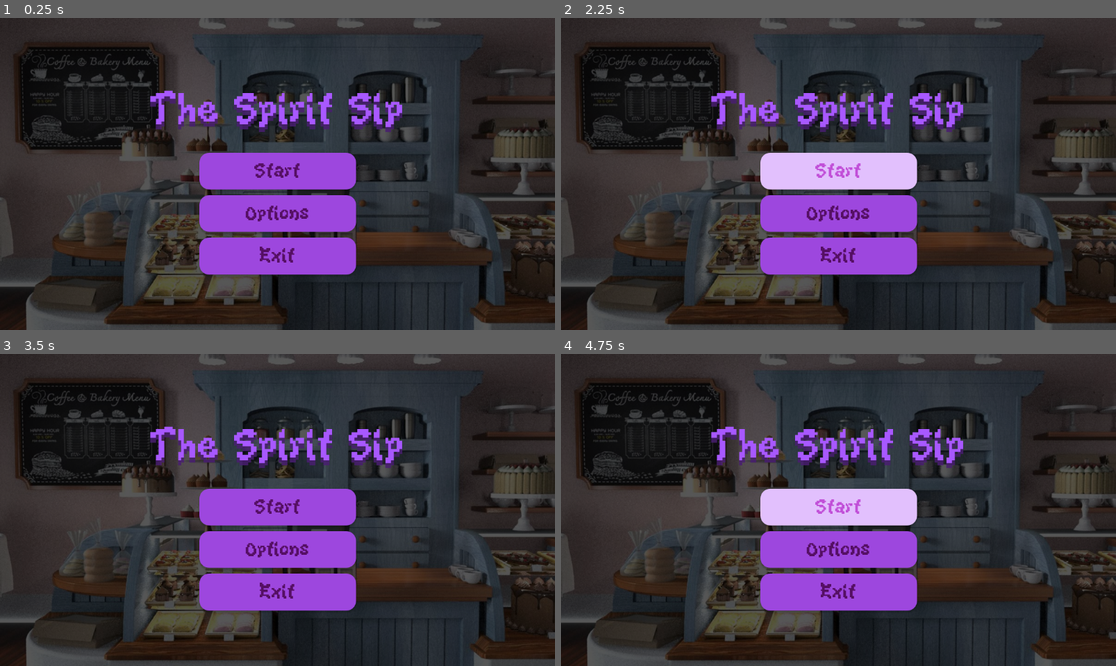
Above: before the commit, frames 1-4 (two rows, left to right).
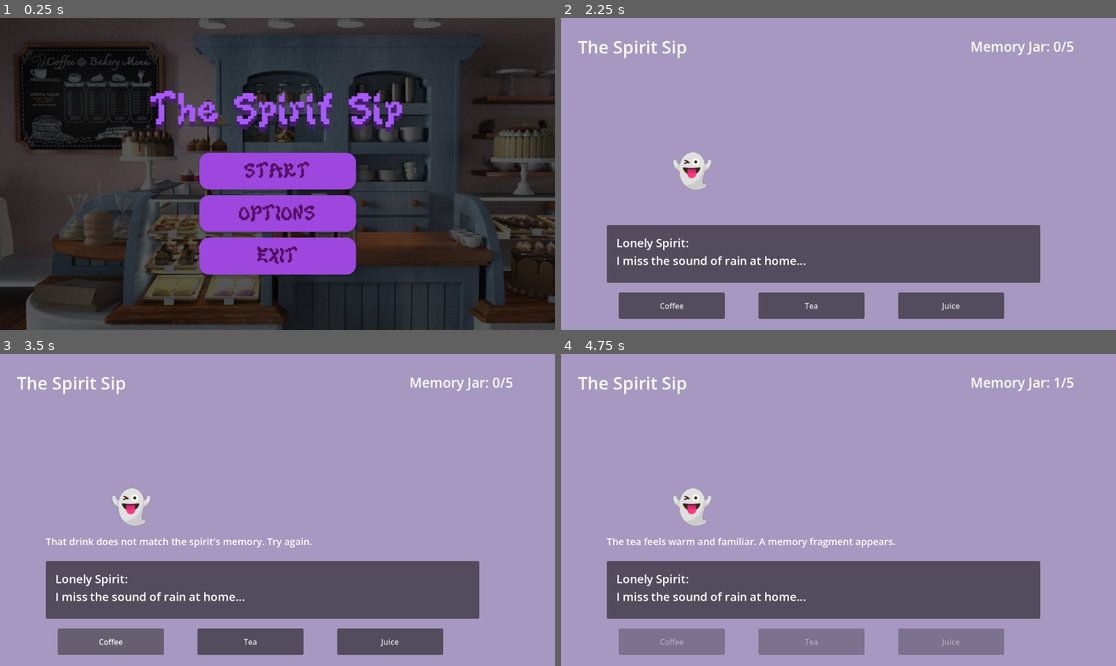
Above: after the commit, the same moments.

Repository: tipaniathebread/the-spirit-sip
Game: Godot game, scene res://main_menu.tscn
The game is run twice, just before and just after one commit, with the same random seed, the same clock (stepped at 60 frames per second) and the same inputs. This scene is started directly instead of the project's main scene.
Inputs (mouse positions are in pixels of both pictures, inside the frame that each line leads up to):
- Up to frame 1 (0.25 s): no input
- Up to frame 2 (2.25 s): click "Options" (after the commit: "OPTIONS") at 0.5 s; click (727, 283) at 1.25 s, where only the run after the commit has a clickable "BACK"; click "Start" (after the commit: "START") at 2 s
- Up to frame 3 (3.5 s): click (111, 641) at 2.75 s, where only the run after the commit has a clickable "Coffee"
- Up to frame 4 (4.75 s): click (810, 641) at 3.5 s, where only the run after the commit has a clickable "Tea"; click (838, 506) at 4.25 s, where only the run before the commit has a clickable "Start"

The runs differ from the first frame. In frame 1, 0.9% of the frame differs, in the area x 43-57%, y 46-79%; in frame 2, 99%; in frame 3, 99%, in the area x 0-100%, y 0-100%; in frame 4, 99%.
Error after the commit: Invalid assignment of property or key 'text' with value of type 'String' on a base object of type 'null instance'. (res://maincafe.gd:98)

Commit message:
doing main menue options

Diff:
--- /dev/null
+++ b/default_bus_layout.tres
@@ -0,0 +1,15 @@
+[gd_resource type="AudioBusLayout" format=3 uid="uid://cipyg2kkef3xy"]
+
+[resource]
+bus/1/name = &"Music"
+bus/1/solo = false
+bus/1/mute = false
+bus/1/bypass_fx = false
+bus/1/volume_db = 0.0
+bus/1/send = &"Master"
+bus/2/name = &"SFX"
+bus/2/solo = false
+bus/2/mute = false
+bus/2/bypass_fx = false
+bus/2/volume_db = 0.0
+bus/2/send = &"Master"
--- a/main_menu.gd
+++ b/main_menu.gd
@@ -1,23 +1,30 @@
 extends Control
 
-
-# Called when the node enters the scene tree for the first time.
-func _ready() -> void:
-	pass # Replace with function body.
+@onready var main_buttons: VBoxContainer = $MainButtons
+@onready var options: Panel = $Options
 
 
 # Called every frame. 'delta' is the elapsed time since the previous frame.
-func _process(delta: float) -> void:
-	print("Start pressed")
+func _process(delta):
+	pass
 
+func _ready():
+	main_buttons.visible = true
+	options.visible = false
 
 func _on_start_pressed() -> void:
-	print("Options pressed")
+	get_tree().change_scene_to_file("res://maincafe.tscn")
 
 
 func _on_options_pressed() -> void:
-	print("Exit pressed")
+	print("Options pressed")
+	main_buttons.visible = false
+	options.visible = true
 
 
 func _on_exit_pressed() -> void:
-	pass # Replace with function body.
+	get_tree().quit()
+
+
+func _on_back_options_pressed() -> void:
+	_ready()
--- a/main_menu.tscn
+++ b/main_menu.tscn
@@ -1,7 +1,8 @@
 [gd_scene format=3 uid="uid://dch3e6bcbyf0d"]
 
 [ext_resource type="Texture2D" uid="uid://dd4bapl0g1xk" path="res://assets/cafebackground_2.jpg" id="1_06t4h"]
-[ext_resource type="FontFile" uid="uid://bwmtvxurgt2ag" path="res://KiwiSoda.ttf" id="2_7vrkn"]
+[ext_resource type="Script" uid="uid://chgebc0p22q01" path="res://main_menu.gd" id="1_fu7sn"]
+[ext_resource type="FontFile" uid="uid://bwmtvxurgt2ag" path="res://assets/KiwiSoda.ttf" id="3_jix8l"]
 
 [sub_resource type="StyleBoxTexture" id="StyleBoxTexture_7vrkn"]
 texture = ExtResource("1_06t4h")
@@ -39,6 +40,14 @@
 
 [sub_resource type="StyleBoxEmpty" id="StyleBoxEmpty_7vrkn"]
 
+[sub_resource type="StyleBoxLine" id="StyleBoxLine_fu7sn"]
+color = Color(1, 1, 1, 1)
+thickness = 10
+
+[sub_resource type="StyleBoxLine" id="StyleBoxLine_jix8l"]
+color = Color(0.88331765, 0.6998749, 0.99374133, 1)
+thickness = 10
+
 [node name="MainMenu" type="Control" unique_id=1641838929]
 layout_mode = 3
 anchors_preset = 15
@@ -46,6 +55,7 @@
 anchor_bottom = 1.0
 grow_horizontal = 2
 grow_vertical = 2
+script = ExtResource("1_fu7sn")
 
 [node name="Panel" type="Panel" parent="." unique_id=1434870822]
 layout_mode = 1
@@ -56,7 +66,7 @@
 grow_vertical = 2
 theme_override_styles/panel = SubResource("StyleBoxTexture_7vrkn")
 
-[node name="VBoxContainer" type="VBoxContainer" parent="." unique_id=1372678261]
+[node name="MainButtons" type="VBoxContainer" parent="." unique_id=1372678261]
 layout_mode = 1
 anchors_preset = 8
 anchor_left = 0.5
@@ -71,7 +81,7 @@
 grow_vertical = 2
 theme_override_constants/separation = 12
 
-[node name="Button" type="Button" parent="VBoxContainer" unique_id=337256694]
+[node name="Button" type="Button" parent="MainButtons" unique_id=337256694]
 layout_mode = 2
 size_flags_vertical = 3
 theme_override_colors/font_color = Color(0.33584508, 0.06113229, 0.3876033, 1)
@@ -79,20 +89,20 @@
 theme_override_colors/font_pressed_color = Color(0.458147, 0.10889945, 0.5269333, 1)
 theme_override_colors/font_hover_color = Color(0.757081, 0.30837625, 0.846052, 1)
 theme_override_colors/font_hover_pressed_color = Color(0.54440504, 0.13689923, 0.62094754, 1)
-theme_override_fonts/font = ExtResource("2_7vrkn")
-theme_override_font_sizes/font_size = 44
-theme_override_styles/normal = SubResource("StyleBoxFlat_rhts7")
-theme_override_styles/normal_mirrored = SubResource("StyleBoxFlat_rhts7")
-theme_override_styles/pressed = SubResource("StyleBoxFlat_7vrkn")
-theme_override_styles/pressed_mirrored = SubResource("StyleBoxFlat_rhts7")
-theme_override_styles/hover = SubResource("StyleBoxFlat_fu7sn")
-theme_override_styles/hover_mirrored = SubResource("StyleBoxFlat_rhts7")
-theme_override_styles/hover_pressed = SubResource("StyleBoxFlat_rhts7")
-theme_override_styles/hover_pressed_mirrored = SubResource("StyleBoxFlat_rhts7")
-theme_override_styles/focus = SubResource("StyleBoxEmpty_7vrkn")
-text = "Start"
-
-[node name="Button2" type="Button" parent="VBoxContainer" unique_id=876146653]
+theme_override_fonts/font = ExtResource("3_jix8l")
+theme_override_font_sizes/font_size = 44
+theme_override_styles/normal = SubResource("StyleBoxFlat_rhts7")
+theme_override_styles/normal_mirrored = SubResource("StyleBoxFlat_rhts7")
+theme_override_styles/pressed = SubResource("StyleBoxFlat_7vrkn")
+theme_override_styles/pressed_mirrored = SubResource("StyleBoxFlat_rhts7")
+theme_override_styles/hover = SubResource("StyleBoxFlat_fu7sn")
+theme_override_styles/hover_mirrored = SubResource("StyleBoxFlat_rhts7")
+theme_override_styles/hover_pressed = SubResource("StyleBoxFlat_rhts7")
+theme_override_styles/hover_pressed_mirrored = SubResource("StyleBoxFlat_rhts7")
+theme_override_styles/focus = SubResource("StyleBoxEmpty_7vrkn")
+text = "START"
+
+[node name="Button2" type="Button" parent="MainButtons" unique_id=876146653]
 layout_mode = 2
 size_flags_vertical = 3
 theme_override_colors/font_color = Color(0.33584508, 0.06113229, 0.3876033, 1)
@@ -100,20 +110,20 @@
 theme_override_colors/font_pressed_color = Color(0.458147, 0.10889945, 0.5269333, 1)
 theme_override_colors/font_hover_color = Color(0.757081, 0.30837625, 0.846052, 1)
 theme_override_colors/font_hover_pressed_color = Color(0.54440504, 0.13689923, 0.62094754, 1)
-theme_override_fonts/font = ExtResource("2_7vrkn")
-theme_override_font_sizes/font_size = 44
-theme_override_styles/normal = SubResource("StyleBoxFlat_rhts7")
-theme_override_styles/normal_mirrored = SubResource("StyleBoxFlat_rhts7")
-theme_override_styles/pressed = SubResource("StyleBoxFlat_7vrkn")
-theme_override_styles/pressed_mirrored = SubResource("StyleBoxFlat_rhts7")
-theme_override_styles/hover = SubResource("StyleBoxFlat_fu7sn")
-theme_override_styles/hover_mirrored = SubResource("StyleBoxFlat_rhts7")
-theme_override_styles/hover_pressed = SubResource("StyleBoxFlat_rhts7")
-theme_override_styles/hover_pressed_mirrored = SubResource("StyleBoxFlat_rhts7")
-theme_override_styles/focus = SubResource("StyleBoxEmpty_7vrkn")
-text = "Options"
-
-[node name="Button3" type="Button" parent="VBoxContainer" unique_id=535950755]
+theme_override_fonts/font = ExtResource("3_jix8l")
+theme_override_font_sizes/font_size = 44
+theme_override_styles/normal = SubResource("StyleBoxFlat_rhts7")
+theme_override_styles/normal_mirrored = SubResource("StyleBoxFlat_rhts7")
+theme_override_styles/pressed = SubResource("StyleBoxFlat_7vrkn")
+theme_override_styles/pressed_mirrored = SubResource("StyleBoxFlat_rhts7")
+theme_override_styles/hover = SubResource("StyleBoxFlat_fu7sn")
+theme_override_styles/hover_mirrored = SubResource("StyleBoxFlat_rhts7")
+theme_override_styles/hover_pressed = SubResource("StyleBoxFlat_rhts7")
+theme_override_styles/hover_pressed_mirrored = SubResource("StyleBoxFlat_rhts7")
+theme_override_styles/focus = SubResource("StyleBoxEmpty_7vrkn")
+text = "OPTIONS"
+
+[node name="Button3" type="Button" parent="MainButtons" unique_id=535950755]
 layout_mode = 2
 size_flags_vertical = 3
 theme_override_colors/font_color = Color(0.33584508, 0.06113229, 0.3876033, 1)
@@ -121,18 +131,18 @@
 theme_override_colors/font_pressed_color = Color(0.458147, 0.10889945, 0.5269333, 1)
 theme_override_colors/font_hover_color = Color(0.757081, 0.30837625, 0.846052, 1)
 theme_override_colors/font_hover_pressed_color = Color(0.54440504, 0.13689923, 0.62094754, 1)
-theme_override_fonts/font = ExtResource("2_7vrkn")
-theme_override_font_sizes/font_size = 44
-theme_override_styles/normal = SubResource("StyleBoxFlat_rhts7")
-theme_override_styles/normal_mirrored = SubResource("StyleBoxFlat_rhts7")
-theme_override_styles/pressed = SubResource("StyleBoxFlat_7vrkn")
-theme_override_styles/pressed_mirrored = SubResource("StyleBoxFlat_rhts7")
-theme_override_styles/hover = SubResource("StyleBoxFlat_fu7sn")
-theme_override_styles/hover_mirrored = SubResource("StyleBoxFlat_rhts7")
-theme_override_styles/hover_pressed = SubResource("StyleBoxFlat_rhts7")
-theme_override_styles/hover_pressed_mirrored = SubResource("StyleBoxFlat_rhts7")
-theme_override_styles/focus = SubResource("StyleBoxEmpty_7vrkn")
-text = "Exit"
+theme_override_fonts/font = ExtResource("3_jix8l")
+theme_override_font_sizes/font_size = 44
+theme_override_styles/normal = SubResource("StyleBoxFlat_rhts7")
+theme_override_styles/normal_mirrored = SubResource("StyleBoxFlat_rhts7")
+theme_override_styles/pressed = SubResource("StyleBoxFlat_7vrkn")
+theme_override_styles/pressed_mirrored = SubResource("StyleBoxFlat_rhts7")
+theme_override_styles/hover = SubResource("StyleBoxFlat_fu7sn")
+theme_override_styles/hover_mirrored = SubResource("StyleBoxFlat_rhts7")
+theme_override_styles/hover_pressed = SubResource("StyleBoxFlat_rhts7")
+theme_override_styles/hover_pressed_mirrored = SubResource("StyleBoxFlat_rhts7")
+theme_override_styles/focus = SubResource("StyleBoxEmpty_7vrkn")
+text = "EXIT"
 
 [node name="Label" type="Label" parent="." unique_id=1364479019]
 layout_mode = 1
@@ -151,8 +161,91 @@
 theme_override_colors/font_shadow_color = Color(0.28475326, 0.11879999, 0.44, 0.8392157)
 theme_override_constants/shadow_offset_x = 0
 theme_override_constants/shadow_offset_y = 10
-theme_override_fonts/font = ExtResource("2_7vrkn")
+theme_override_fonts/font = ExtResource("3_jix8l")
 theme_override_font_sizes/font_size = 93
 text = "The Spirit Sip"
 horizontal_alignment = 1
 vertical_alignment = 1
+
+[node name="AudioStreamPlayer" type="AudioStreamPlayer" parent="." unique_id=2109313874]
+bus = &"Music"
+
+[node name="Options" type="Panel" parent="." unique_id=527098629]
+layout_mode = 1
+anchors_preset = 8
+anchor_left = 0.5
+anchor_top = 0.5
+anchor_right = 0.5
+anchor_bottom = 0.5
+offset_left = -275.75
+offset_top = -68.5
+offset_right = 275.75
+offset_bottom = 248.5
+grow_horizontal = 2
+grow_vertical = 2
+
+[node name="Label" type="Label" parent="Options" unique_id=973677574]
+layout_mode = 1
+anchors_preset = 10
+anchor_right = 1.0
+offset_bottom = 23.0
+grow_horizontal = 2
+theme_override_font_sizes/font_size = 29
+text = "Options"
+horizontal_alignment = 1
+vertical_alignment = 1
+
+[node name="Back" type="Button" parent="Options" unique_id=1638738808]
+layout_mode = 1
+anchors_preset = 8
+anchor_left = 0.5
+anchor_top = 0.5
+anchor_right = 0.5
+anchor_bottom = 0.5
+offset_left = -310.0
+offset_top = 108.0
+offset_right = -158.5
+offset_bottom = 165.0
+grow_horizontal = 2
+grow_vertical = 2
+size_flags_vertical = 3
+theme_override_colors/font_color = Color(0.33584508, 0.06113229, 0.3876033, 1)
+theme_override_colors/font_focus_color = Color(0.48170096, 0.11116881, 0.5508902, 1)
+theme_override_colors/font_pressed_color = Color(0.458147, 0.10889945, 0.5269333, 1)
+theme_override_colors/font_hover_color = Color(0.757081, 0.30837625, 0.846052, 1)
+theme_override_colors/font_hover_pressed_color = Color(0.54440504, 0.13689923, 0.62094754, 1)
+theme_override_fonts/font = ExtResource("3_jix8l")
+theme_override_font_sizes/font_size = 44
+theme_override_styles/normal = SubResource("StyleBoxFlat_rhts7")
+theme_override_styles/normal_mirrored = SubResource("StyleBoxFlat_rhts7")
+theme_override_styles/pressed = SubResource("StyleBoxFlat_7vrkn")
+theme_override_styles/pressed_mirrored = SubResource("StyleBoxFlat_rhts7")
+theme_override_styles/hover = SubResource("StyleBoxFlat_fu7sn")
+theme_override_styles/hover_mirrored = SubResource("StyleBoxFlat_rhts7")
+theme_override_styles/hover_pressed = SubResource("StyleBoxFlat_rhts7")
+theme_override_styles/hover_pressed_mirrored = SubResource("StyleBoxFlat_rhts7")
+theme_override_styles/focus = SubResource("StyleBoxEmpty_7vrkn")
+text = "BACK"
+
+[node name="HSlider" type="HSlider" parent="Options" unique_id=79209598]
+layout_mode = 1
+anchors_preset = 8
+anchor_left = 0.5
+anchor_top = 0.5
+anchor_right = 0.5
+anchor_bottom = 0.5
+offset_left = -207.0
+offset_top = -115.0
+offset_right = 204.0
+offset_bottom = -63.5
+grow_horizontal = 2
+grow_vertical = 2
+theme_override_styles/slider = SubResource("StyleBoxLine_fu7sn")
+theme_override_styles/grabber_area = SubResource("StyleBoxLine_jix8l")
+theme_override_styles/grabber_area_highlight = SubResource("StyleBoxLine_jix8l")
+value = 50.0
+
+[connection signal="pressed" from="MainButtons/Button" to="." method="_on_start_pressed"]
+[connection signal="pressed" from="MainButtons/Button2" to="." method="_on_options_pressed"]
+[connection signal="pressed" from="MainButtons/Button3" to="." method="_on_exit_pressed"]
+[connection signal="pressed" from="Options/Back" to="." method="_on_back_options_pressed"]
--- a/maincafe.tscn
+++ b/maincafe.tscn
@@ -19,6 +19,33 @@
 grow_horizontal = 2
 grow_vertical = 2
 color = Color(0.8229651, 0.7401931, 0.97668904, 0.67058825)
+
+[node name="DialoguePanel" type="Panel" parent="." unique_id=2107571969]
+layout_mode = 0
+offset_left = 95.0
+offset_top = 430.0
+offset_right = 995.0
+offset_bottom = 550.0
+
+[node name="FeedbackLabel" type="Label" parent="." unique_id=1794648167]
+layout_mode = 0
+offset_left = 95.0
+offset_top = 375.0
+offset_right = 995.0
+offset_bottom = 420.0
+theme_override_font_sizes/font_size = 20
+autowrap_mode = 3
+
+[node name="DialogueLabel" type="Label" parent="." unique_id=147228879]
+layout_mode = 0
+offset_left = 115.0
+offset_top = 450.0
+offset_right = 965.0
+offset_bottom = 540.0
+theme_override_font_sizes/font_size = 24
+text = "Lonely Spirit:
+I miss the sound of rain at home..."
+autowrap_mode = 3
 
 [node name="TitleLabel" type="Label" parent="." unique_id=577369978]
 layout_mode = 0
@@ -51,53 +78,26 @@
 theme_override_font_sizes/font_size = 28
 text = "Memory Jar: 0/5"
 
-[node name="DialoguePanel" type="Panel" parent="." unique_id=2107571969]
+[node name="CoffeeButton" type="Button" parent="." unique_id=1719917441]
 layout_mode = 0
-offset_left = 95.0
-offset_top = 430.0
-offset_right = 995.0
-offset_bottom = 550.0
-metadata/_edit_group_ = true
-
-[node name="FeedbackLabel" type="Label" parent="DialoguePanel" unique_id=1794648167]
-layout_mode = 0
-offset_top = -55.0
-offset_right = 900.0
-offset_bottom = -10.0
-theme_override_font_sizes/font_size = 20
-autowrap_mode = 3
-
-[node name="DialogueLabel" type="Label" parent="DialoguePanel" unique_id=147228879]
-layout_mode = 0
-offset_left = 20.0
-offset_top = 20.0
-offset_right = 870.0
-offset_bottom = 110.0
-theme_override_font_sizes/font_size = 24
-text = "Lonely Spirit:
-I miss the sound of rain at home..."
-autowrap_mode = 3
-
-[node name="CoffeeButton" type="Button" parent="DialoguePanel" unique_id=1719917441]
-layout_mode = 0
-offset_left = 25.0
-offset_top = 140.0
-offset_right = 245.0
-offset_bottom = 195.0
+offset_left = 120.0
+offset_top = 570.0
+offset_right = 340.0
+offset_bottom = 625.0
 text = "Coffee"
 
-[node name="TeaButton" type="Button" parent="DialoguePanel" unique_id=216239653]
+[node name="TeaButton" type="Button" parent="." unique_id=216239653]
 layout_mode = 0
-offset_left = 315.0
-offset_top = 140.0
-offset_right = 535.0
-offset_bottom = 195.0
+offset_left = 410.0
+offset_top = 570.0
+offset_right = 630.0
+offset_bottom = 625.0
 text = "Tea"
 
-[node name="JuiceButton" type="Button" parent="DialoguePanel" unique_id=22179987]
+[node name="JuiceButton" type="Button" parent="." unique_id=22179987]
 layout_mode = 0
-offset_left = 605.0
-offset_top = 140.0
-offset_right = 825.0
-offset_bottom = 195.0
+offset_left = 700.0
+offset_top = 570.0
+offset_right = 920.0
+offset_bottom = 625.0
 text = "Juice"
--- a/project.godot
+++ b/project.godot
@@ -29,7 +29,7 @@
 
 [editor_plugins]
 
-enabled=PackedStringArray("res://addons/dialogic/plugin.cfg")
+enabled=PackedStringArray()
 
 [input]
 
Renamed: KiwiSoda.ttf -> assets/KiwiSoda.ttf
Not shown, changed: assets/KiwiSoda.ttf.import
Binary file removed: assets/anime_style_head/anime style head reference.aseprite
Binary file removed: assets/anime_style_head/anime style head reference.png
Not shown, removed: assets/anime_style_head/anime style head reference.png.import
Binary file removed: assets/anime_style_head/anime_style_head_reference1.png
Not shown, removed: assets/anime_style_head/anime_style_head_reference1.png.import
Binary file removed: assets/anime_style_head/anime_style_head_reference10.png
Not shown, removed: assets/anime_style_head/anime_style_head_reference10.png.import
Binary file removed: assets/anime_style_head/anime_style_head_reference11.png
Not shown, removed: assets/anime_style_head/anime_style_head_reference11.png.import
Binary file removed: assets/anime_style_head/anime_style_head_reference12.png
(and 25 more such lines)
